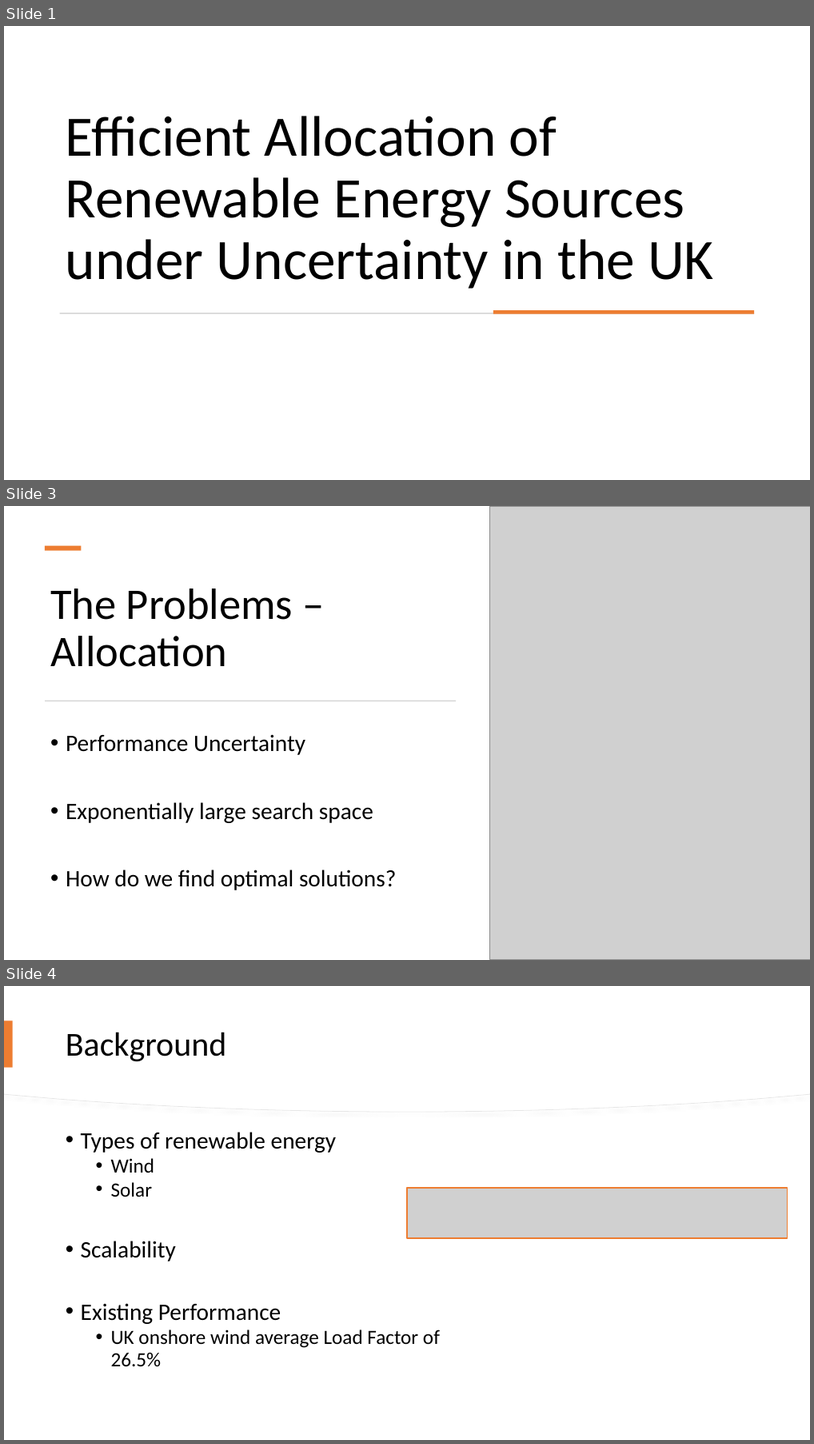
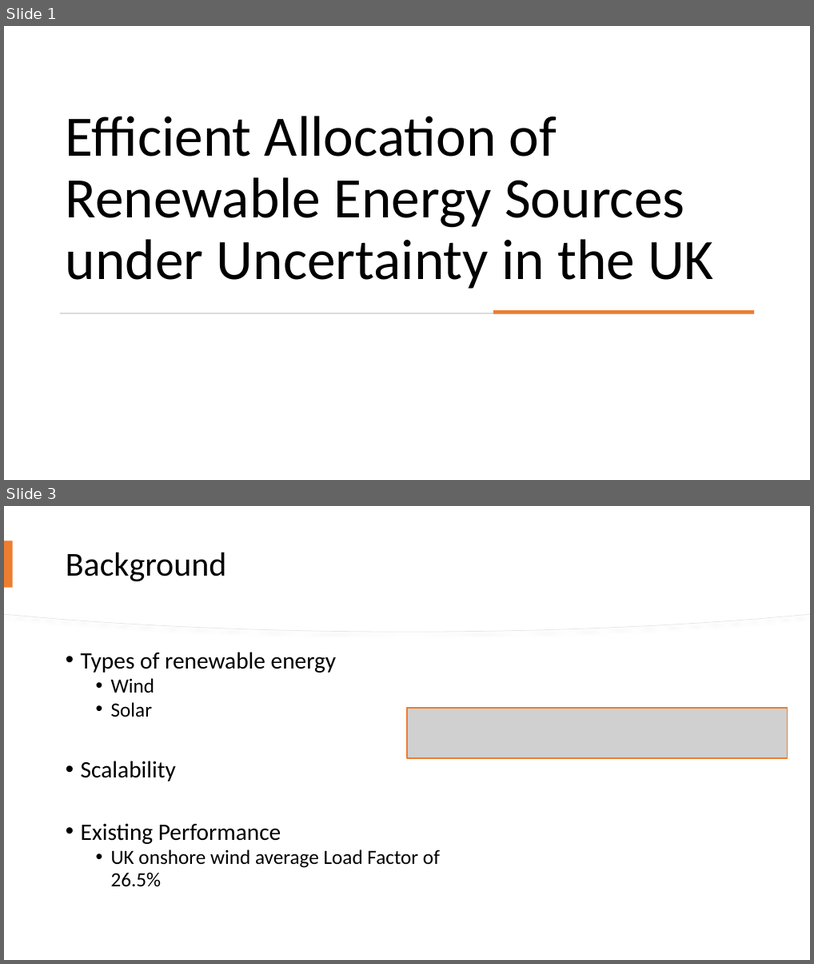
Before and after one commit to james-a-page/CS310Project, a slide deck: Documents/Presentation/PresentationV2.pptx. Shown one above the other, each under a label of ours: slides 1, 3 and 4 before the commit, slides 1 and 3 after it; the slides between them are not shown. The pictures are 814x1444 and 814x964 pixels, drawn with LibreOffice and Linux fonts; fonts in the diff are those of the drawing; grey boxes stand for pictures. Boxes give left, top, right and bottom in pixels: in the first picture for what was removed or moved away, otherwise in the second. Text is boxed around its words. In the diff, an @@ line names an element or a change of style, - is before the commit and + after.

```diff
--- a/Documents/Presentation/PresentationV2.pptx
+++ b/Documents/Presentation/PresentationV2.pptx
@@ slide 3 removed at (x1=4, y1=506, x2=810, y2=960), background #FFFFFF @@
@@ picture removed at (x1=490, y1=506, x2=810, y2=959) @@
@@ rectangle removed at (x1=45, y1=546, x2=81, y2=551) @@
@@ title removed at (x1=50, y1=588, x2=293, y2=667) @@
-The Problems – Allocation
@@ rectangle removed at (x1=45, y1=700, x2=457, y2=701) @@
@@ text removed at (x1=66, y1=734, x2=396, y2=890) @@
-• Performance Uncertainty
-• Exponentially large search space
-• How do we find optimal solutions?
@@ what was slide 4 is now slide 3 @@
```
Also in this commit, not shown: 2 slides changed, 1 slide added, 2 other slides removed, 14 other files.
